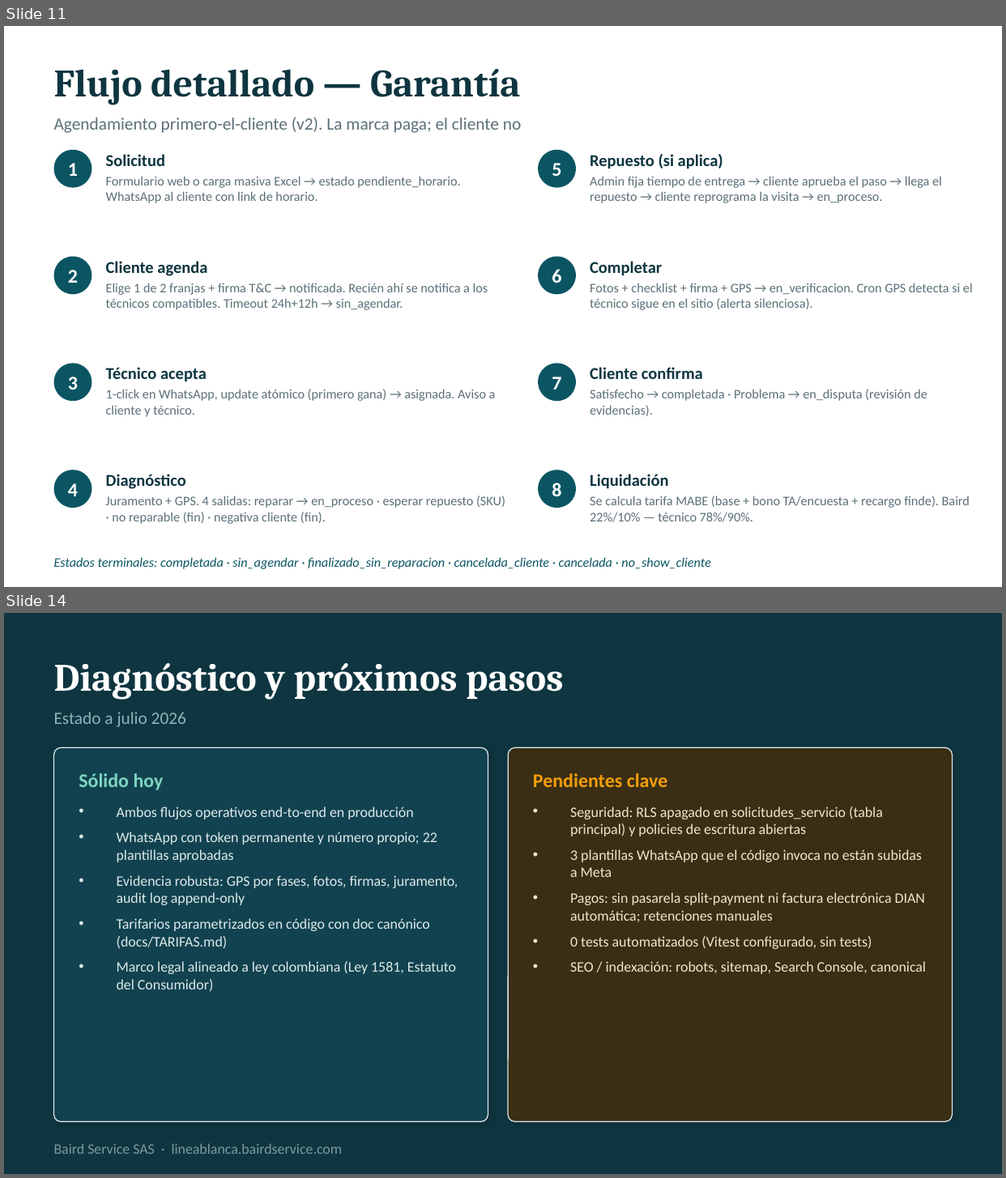
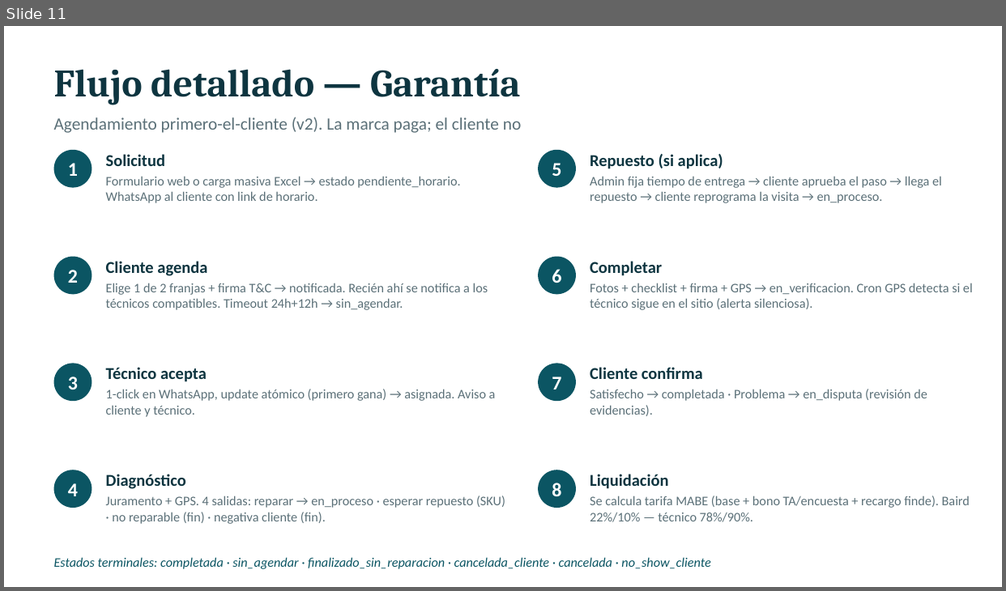
Before and after one commit to jdguerron-lgtm/baird-app, a slide deck: Baird-Service-Presentacion.pptx. Shown one above the other, each under a label of ours: slides 11 and 14 before the commit, slide 11 after it; the slides between them are not shown. The pictures are 1006x1178 and 1006x591 pixels, drawn with LibreOffice and Linux fonts; fonts in the diff are those of the drawing. Boxes give left, top, right and bottom in pixels: in the first picture for what was removed or moved away, otherwise in the second. Text is boxed around its words. In the diff, an @@ line names an element or a change of style, - is before the commit and + after.

```diff
--- a/Baird-Service-Presentacion.pptx
+++ b/Baird-Service-Presentacion.pptx
@@ slide 14 removed at bbox=[4, 613, 1002, 1174], background #0E3540 @@
@@ text removed at bbox=[54, 663, 563, 699] @@
-Diagnóstico y próximos pasos
@@ text removed at bbox=[54, 712, 186, 727] @@
-Estado a julio 2026
@@ rounded rectangle removed at bbox=[54, 747, 488, 1122] @@
@@ rounded rectangle removed at bbox=[508, 747, 952, 1122] @@
@@ text removed at bbox=[79, 773, 164, 790] @@
-Sólido hoy
@@ text removed at bbox=[533, 773, 668, 787] @@
-Pendientes clave
@@ text removed at bbox=[117, 807, 458, 992] @@
-• Ambos flujos operativos end-to-end en producción
-• WhatsApp con token permanente y número propio; 22 plantillas aprobadas
-• Evidencia robusta: GPS por fases, fotos, firmas, juramento, audit log append-only
-• Tarifarios parametrizados en código con doc canónico (docs/TARIFAS.md)
-• Marco legal alineado a ley colombiana (Ley 1581, Estatuto del Consumidor)
@@ text removed at bbox=[570, 807, 926, 974] @@
-• Seguridad: RLS apagado en solicitudes_servicio (tabla principal) y policies de escritura abiertas
-• 3 plantillas WhatsApp que el código invoca no están subidas a Meta
-• Pagos: sin pasarela split-payment ni factura electrónica DIAN automática; retenciones manuales
-• 0 tests automatizados (Vitest configurado, sin tests)
-• SEO / indexación: robots, sitemap, Search Console, canonical
@@ text removed at bbox=[54, 1144, 343, 1154] @@
-Baird Service SAS · lineablanca.bairdservice.com
```
Also in this commit, not shown: 4 slides changed, 3 other files.
